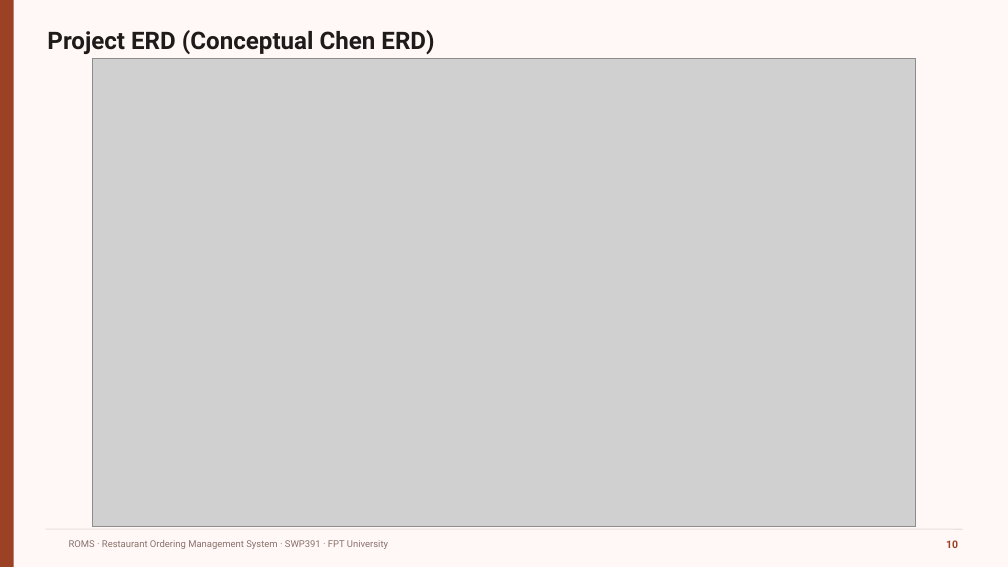
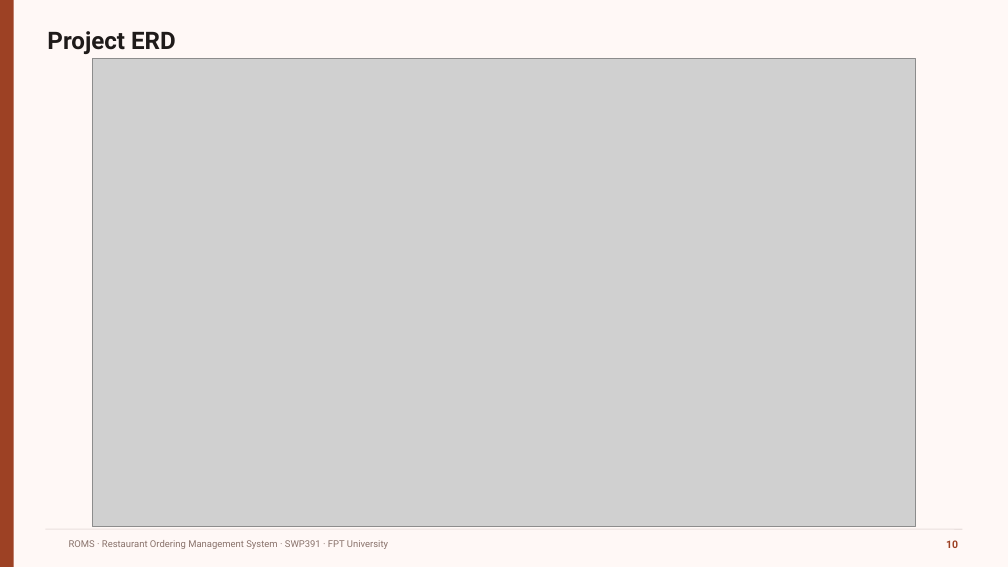
Before and after one commit to GROUP6-ROMS/Restaurant-Ordering-Management-System-ROMS, a slide deck: slide 9 of slide/ROMS_Bao_ve_SWP391.pptx. Drawn at 1008x567 pixels with LibreOffice and Linux fonts; fonts in the diff are those of the drawing; grey boxes stand for pictures; background and template pictures are left out. Boxes give left, top, right and bottom in pixels: in the first picture for what was removed or moved away, otherwise in the second. Text is boxed around its words. In the diff, an @@ line names an element or a change of style, - is before the commit and + after.

```diff
--- a/slide/ROMS_Bao_ve_SWP391.pptx
+++ b/slide/ROMS_Bao_ve_SWP391.pptx
@@ text at bbox=[47, 31, 176, 54]: text changed @@
-Project ERD (Conceptual Chen ERD)
+Project ERD
```
Also in this commit, not shown: 3 other slides changed, 1 slide removed, 17 other files.
